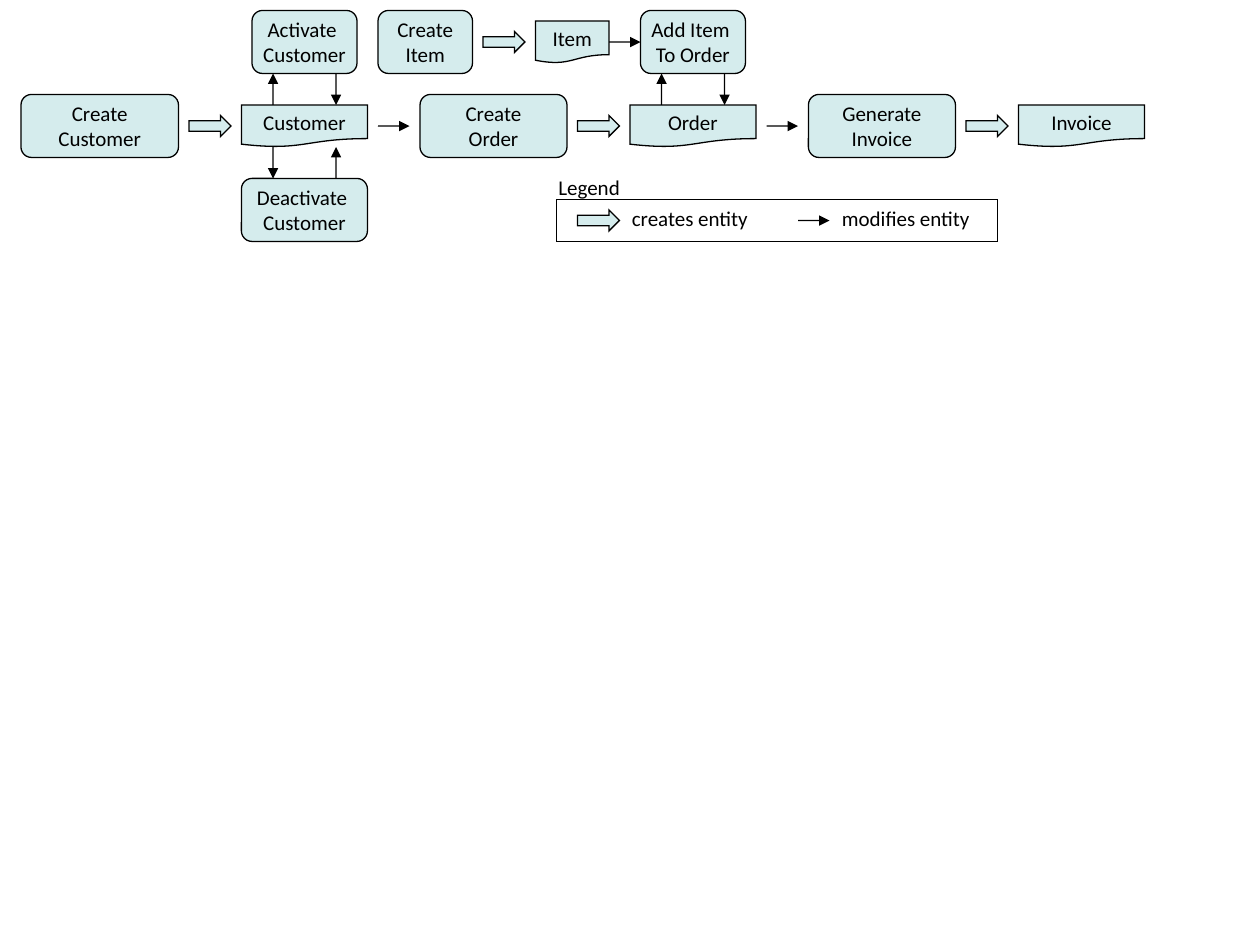
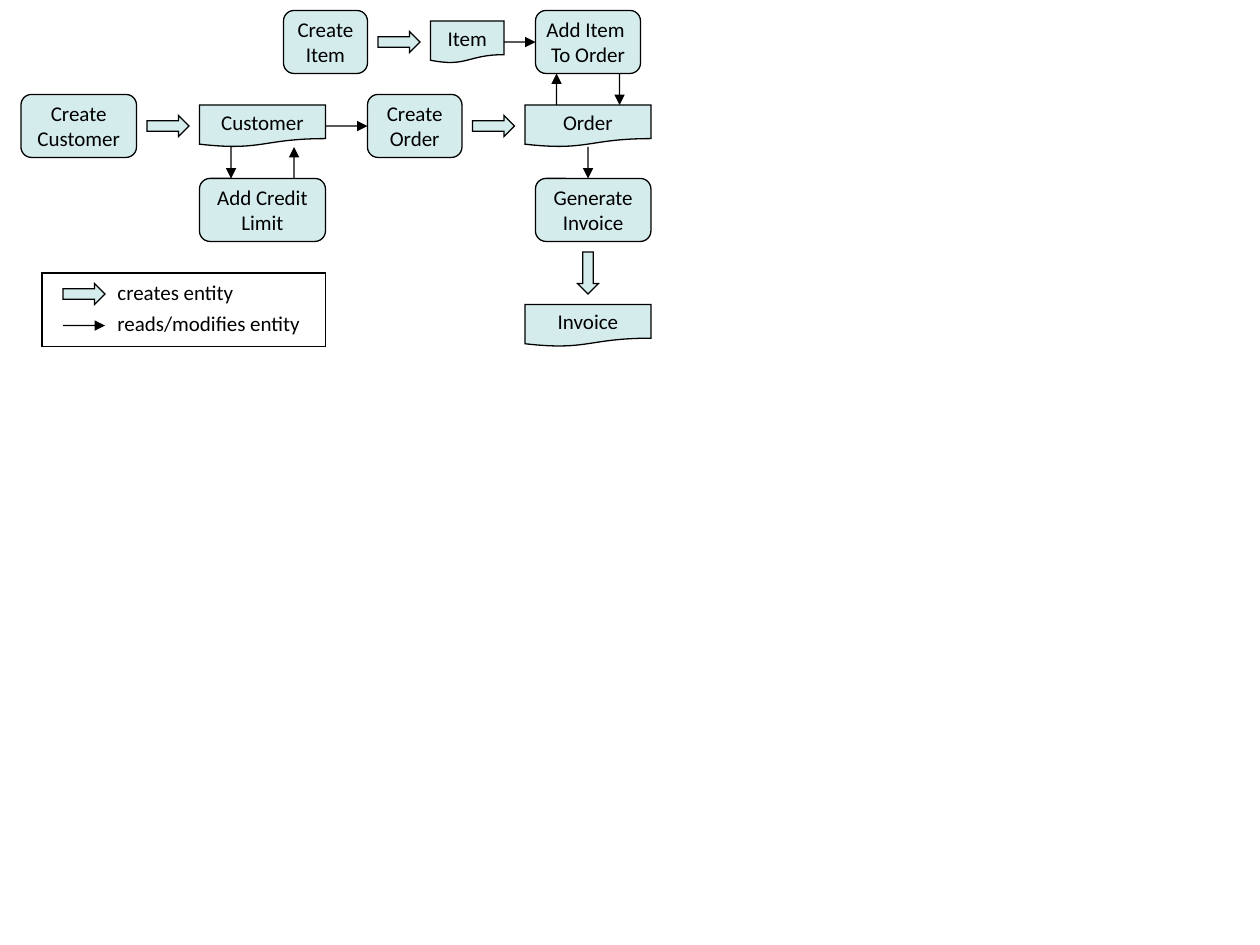
Before and after one commit to simonhj/test-generation-paper, a slide deck: slide 1 of figs/AppModel.ppt. Drawn at 1260x945 pixels with LibreOffice and Linux fonts; fonts in the diff are those of the drawing. Boxes give left, top, right and bottom in pixels: in the first picture for what was removed or moved away, otherwise in the second. Text is boxed around its words. In the diff, an @@ line names an element or a change of style, - is before the commit and + after.

```diff
--- a/figs/AppModel.ppt
+++ b/figs/AppModel.ppt
@@ rounded rectangle removed at bbox=[252, 10, 357, 73] @@
-Activate
-Customer
@@ rounded rectangle "Create": place and size @@
-rounded rectangle "Create" at bbox=[378, 10, 472, 73]
+rounded rectangle "Create" at bbox=[284, 10, 368, 73]
@@ right arrow at bbox=[378, 32, 420, 53]: proportions changed @@
@@ arrow removed from (273, 105) to (273, 73) @@
@@ arrow moved from (724, 73) - (724, 105) to (557, 105) - (557, 73) @@
@@ arrow moved from (662, 105) - (662, 73) to (620, 73) - (620, 105) @@
@@ rounded rectangle "Create": place and size @@
-rounded rectangle "Create" at bbox=[21, 94, 179, 158]
+rounded rectangle "Create" at bbox=[21, 94, 137, 158]
@@ right arrow: place and size @@
-right arrow at bbox=[189, 116, 231, 137]
+right arrow at bbox=[147, 116, 189, 137]
@@ flow chart document "Customer": place and size @@
-flow chart document "Customer" at bbox=[242, 105, 368, 146]
+flow chart document "Customer" at bbox=[199, 105, 325, 146]
@@ rounded rectangle "Create": place and size @@
-rounded rectangle "Create" at bbox=[420, 94, 567, 158]
+rounded rectangle "Create" at bbox=[368, 94, 462, 158]
@@ 2 flow chart documents, 2 right arrows, 2 arrows, 1 rounded rectangle: place and size @@
-2 flow chart documents, 2 right arrows, 2 arrows, 1 rounded rectangle at bbox=[336, 10, 756, 179]
+2 flow chart documents, 2 right arrows, 2 arrows, 1 rounded rectangle at bbox=[231, 10, 651, 179]
@@ arrow moved from (273, 147) - (273, 179) to (294, 179) - (294, 147) @@
@@ arrow moved from (378, 126) - (410, 126) to (325, 126) - (368, 126) @@
@@ arrow moved from (336, 73) - (336, 105) to (588, 147) - (588, 179) @@
@@ arrow removed from (766, 126) to (798, 126) @@
@@ rounded rectangle added at bbox=[199, 179, 325, 242], fill #BBE0E3 at 61% opacity, outline #000000 0.74 pt, 12 pt, text #000000 @@
+Add Credit
+Limit
@@ rounded rectangle removed at bbox=[242, 179, 368, 242] @@
-Deactivate
-Customer
@@ rounded rectangle "Generate": place and size @@
-rounded rectangle "Generate" at bbox=[809, 94, 956, 158]
+rounded rectangle "Generate" at bbox=[536, 179, 651, 242]
@@ rectangle removed at bbox=[557, 199, 998, 241] @@
@@ text removed at bbox=[558, 180, 619, 200] @@
-Legend
@@ arrow removed from (798, 220) to (829, 220) @@
@@ right arrow at bbox=[577, 252, 598, 294]: proportions changed; rotation 0 to 90 degrees @@
@@ rectangle added at bbox=[42, 273, 325, 346], outline #000000 0.74 pt @@
@@ right arrow at bbox=[63, 284, 105, 305]: proportions changed @@
@@ right arrow: place and size @@
-right arrow at bbox=[966, 116, 1008, 137]
+right arrow at bbox=[63, 284, 105, 305]
@@ text "creates entity": place and size @@
-text "creates entity" at bbox=[632, 211, 747, 230]
+text "creates entity" at bbox=[117, 285, 233, 304]
@@ arrow added from (63, 325) to (105, 325), #000000 0.74 pt @@
@@ text at bbox=[117, 316, 299, 335]: text changed @@
-modifies entity
+reads/modifies entity
@@ flow chart document "Invoice": place and size @@
-flow chart document "Invoice" at bbox=[1018, 105, 1144, 146]
+flow chart document "Invoice" at bbox=[525, 305, 651, 346]
```
Also in this commit, not shown: 3 other files.
